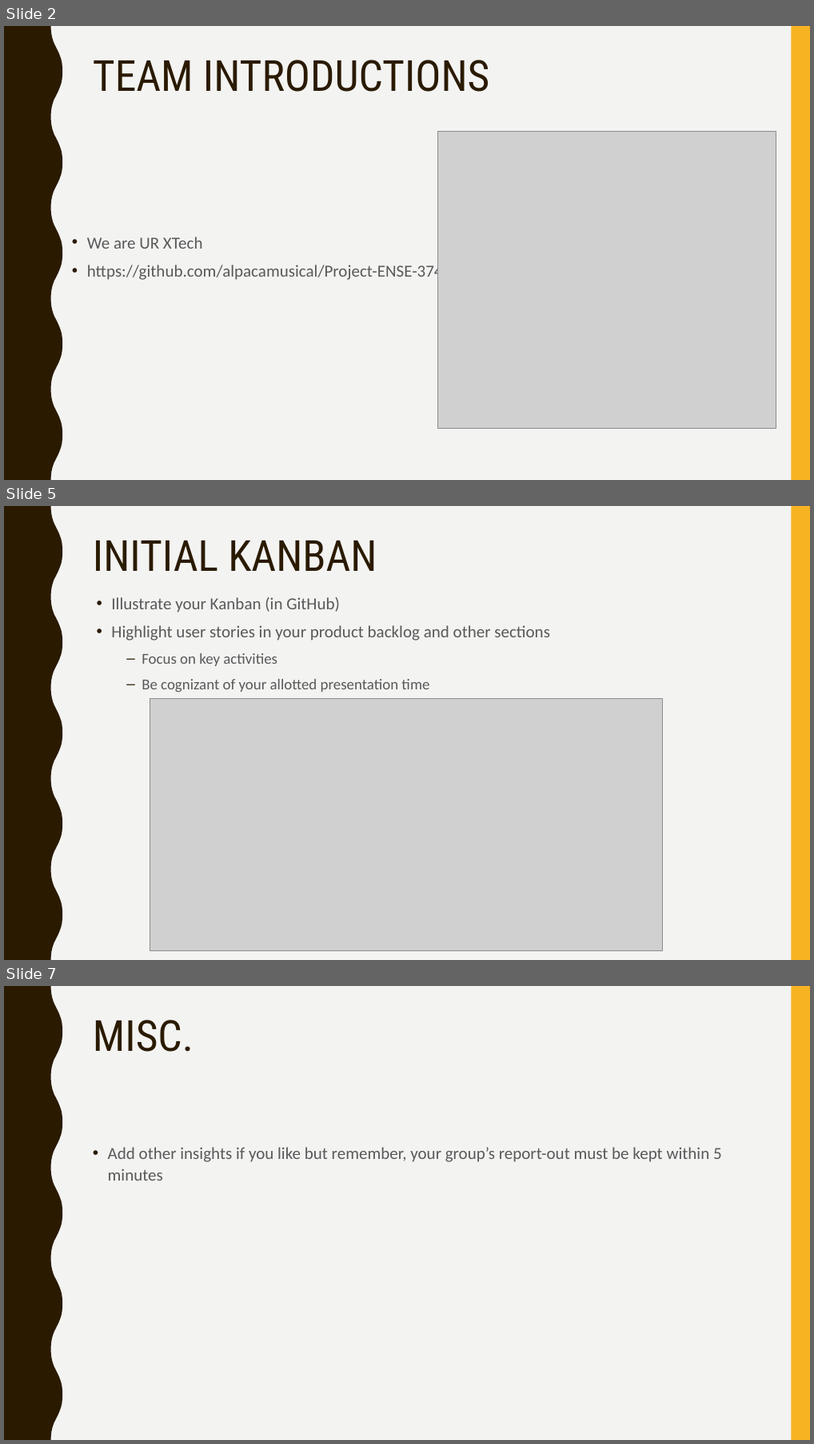
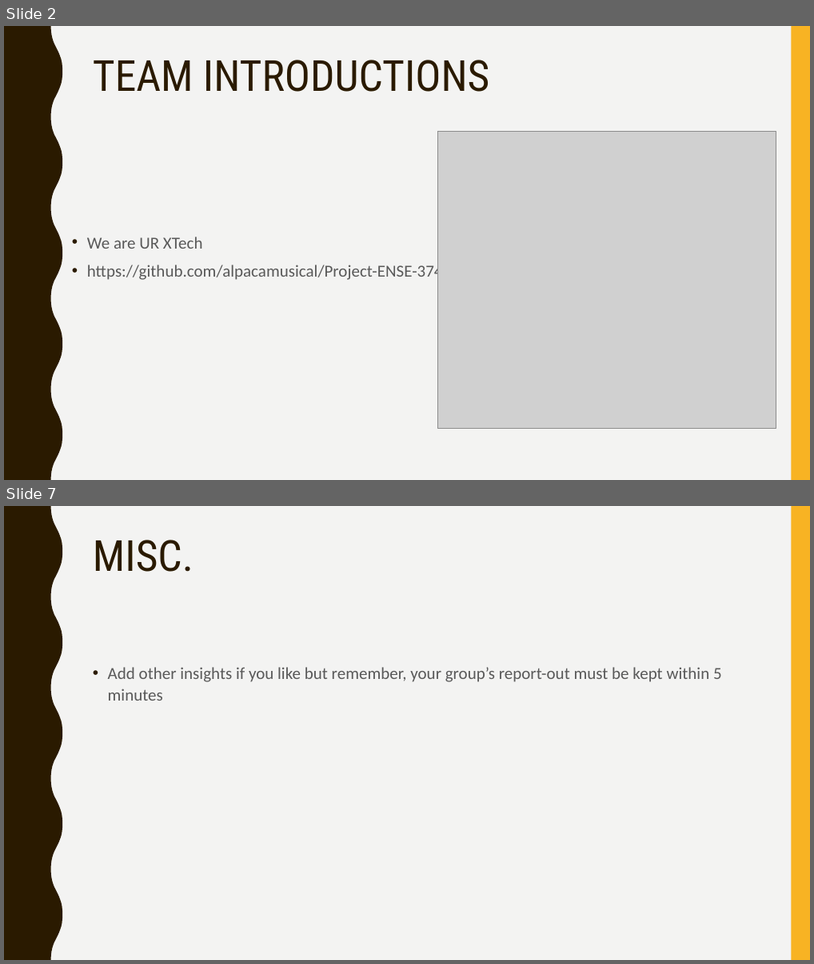
Before and after one commit to alpacamusical/Project-ENSE-374, a slide deck: Milestone 1.ppt. Shown one above the other, each under a label of ours: slides 2, 5 and 7 before the commit, slides 2 and 7 after it; the slides between them are not shown. The pictures are 814x1444 and 814x964 pixels, drawn with LibreOffice and Linux fonts; fonts in the diff are those of the drawing; grey boxes stand for pictures. Boxes give left, top, right and bottom in pixels: in the first picture for what was removed or moved away, otherwise in the second. Text is boxed around its words. In the diff, an @@ line names an element or a change of style, - is before the commit and + after.

```diff
--- a/Milestone 1.ppt
+++ b/Milestone 1.ppt
@@ slide 5 removed at bbox=[4, 506, 810, 960], background #F3F3F2; not listed: 2 template elements that a slide beside it also shows @@
@@ title removed at bbox=[93, 540, 377, 571] @@
-INITIAL KANBAN
@@ text removed at bbox=[111, 597, 550, 692] @@
-• Illustrate your Kanban (in GitHub)
-• Highlight user stories in your product backlog and other sections
-  – Focus on key activities
-  – Be cognizant of your allotted presentation time
@@ picture removed at bbox=[150, 699, 662, 950] @@
```
Also in this commit, not shown: 4 slides changed, 1 slide added.
